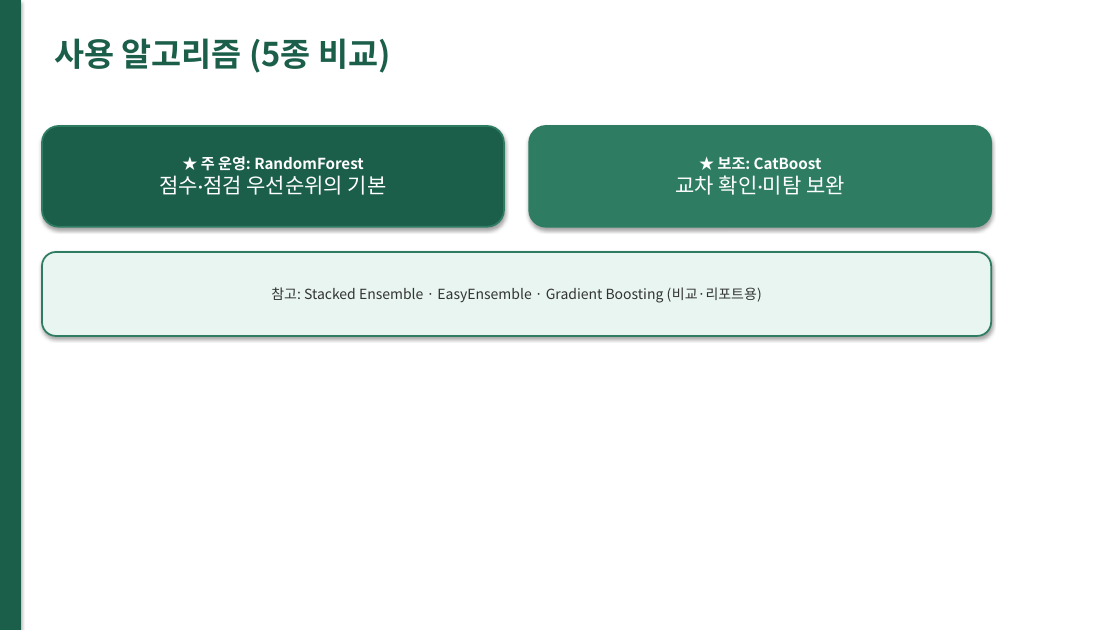
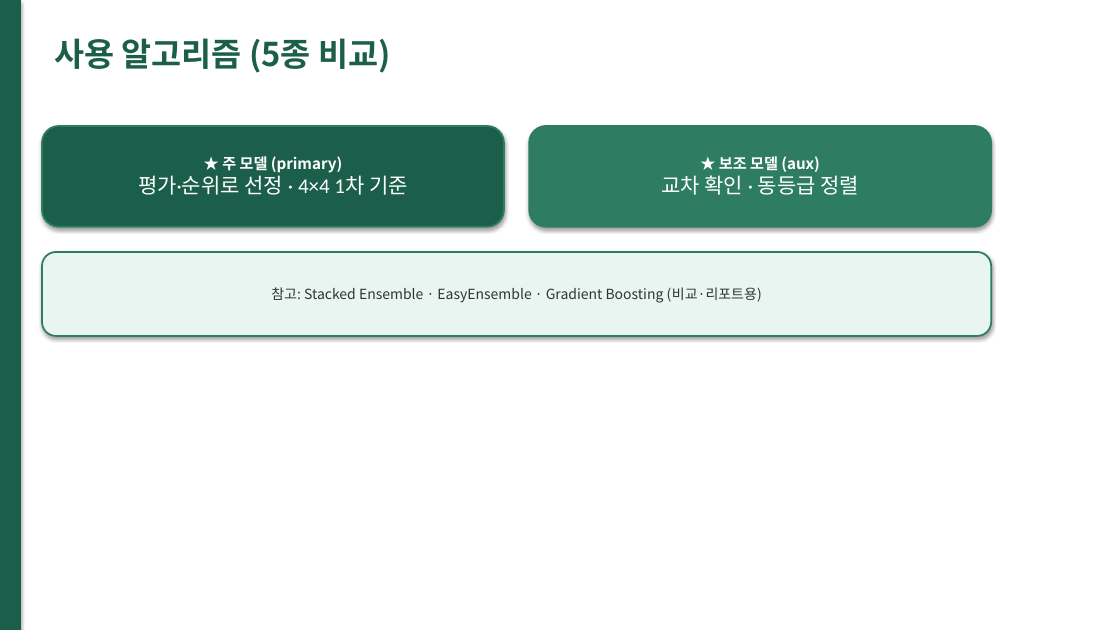
Before and after one commit to lky9464/LocalSubsidies_SupervisedLearning, a slide deck: slide 6 of docs/project_introduction.pptx. Drawn at 1120x630 pixels with LibreOffice and Linux fonts; fonts in the diff are those of the drawing. Boxes give left, top, right and bottom in pixels: in the first picture for what was removed or moved away, otherwise in the second. Text is boxed around its words. In the diff, an @@ line names an element or a change of style, - is before the commit and + after.

```diff
--- a/docs/project_introduction.pptx
+++ b/docs/project_introduction.pptx
@@ text in rounded rectangle at [138, 156, 408, 195]: text changed; size 13 to 18 pt; font Noto Sans CJK KR to Calibri; bold off @@
-★ 주 운영: RandomForest
-점수·점검 우선순위의 기본
+★ 주 모델 (primary)
+평가·순위로 선정 · 4×4 1차 기준
@@ text in rounded rectangle at [661, 156, 860, 195]: text changed @@
-★ 보조: CatBoost
-교차 확인·미탐 보완
+★ 보조 모델 (aux)
+교차 확인 · 동등급 정렬
```
Also in this commit, not shown: 4 other slides changed, 28 other files.
